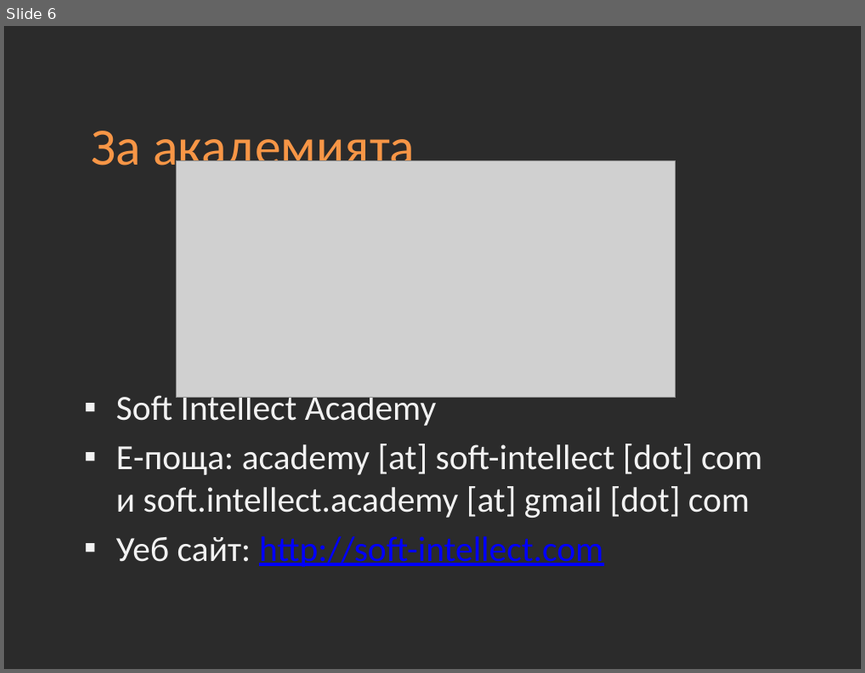
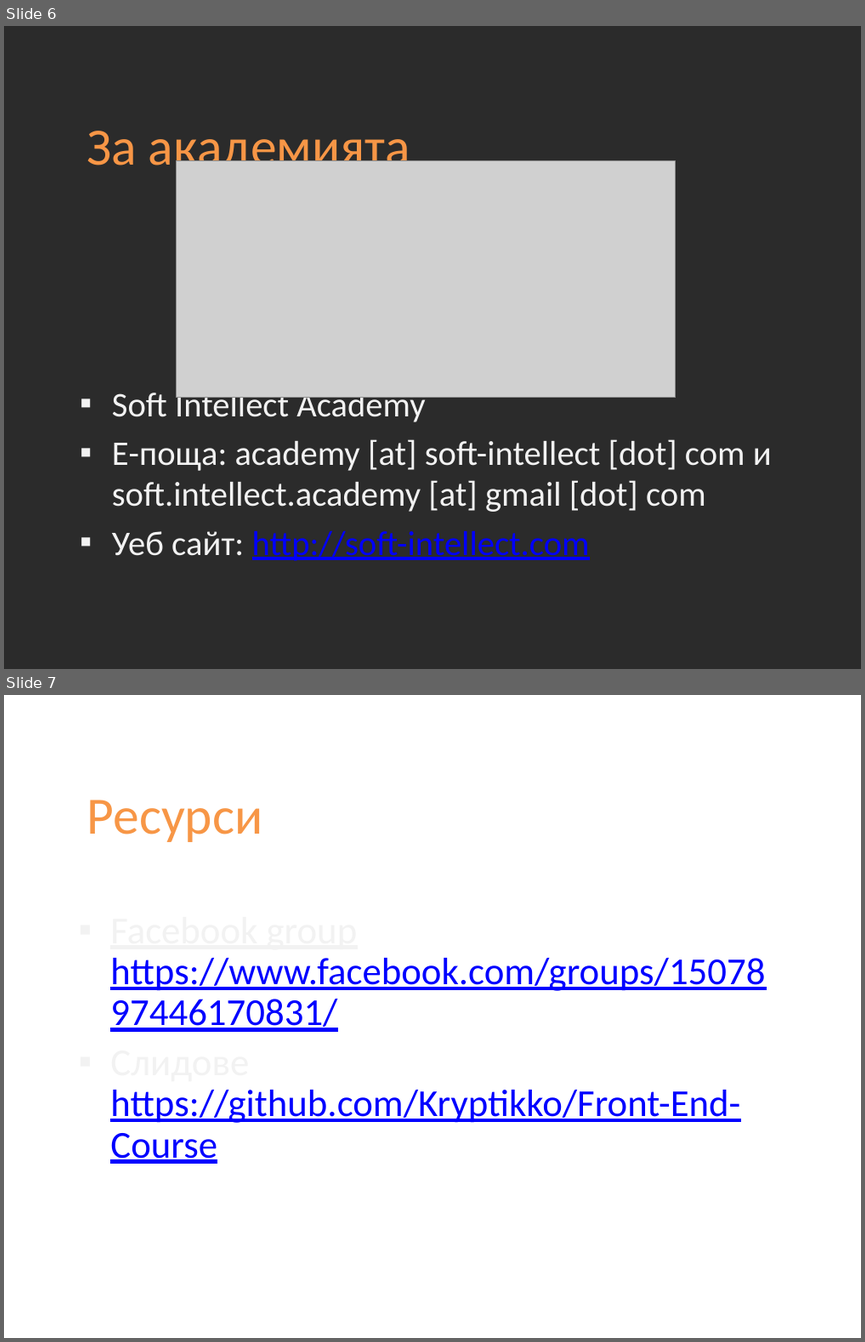
Before and after one commit to Academy-Soft-Intellect/Front-End-Course, a slide deck: 01-Introduction-into-Course.pptx. Shown one above the other, each under a label of ours: slide 6 before the commit, slides 6 and 7 after it. The pictures are 865x673 and 865x1342 pixels, drawn with LibreOffice and Linux fonts; fonts in the diff are those of the drawing; grey boxes stand for pictures; background and template pictures are left out; a plain dark background stands for a picture behind light text. Boxes give left, top, right and bottom in pixels: in the first picture for what was removed or moved away, otherwise in the second. Text is boxed around its words. In the diff, an @@ line names an element or a change of style, - is before the commit and + after.

```diff
--- a/01-Introduction-into-Course.pptx
+++ b/01-Introduction-into-Course.pptx
@@ slide 7 added at bbox=[4, 695, 861, 1338], background picture (left out) @@
@@ title added at bbox=[86, 800, 262, 842], 44 pt, text #F79646 @@
+Ресурси
@@ text added at bbox=[110, 958, 765, 1163], 32 pt, text #0000FF, underline @@
+▪ Facebook group https://www.facebook.com/groups/1507897446170831/
+▪ Слидове https://github.com/Kryptikko/Front-End-Course
@@ slide 6 changed as well @@
@@ title "За академията": place and size @@
-title "За академията" at bbox=[91, 131, 415, 177]
+title "За академията" at bbox=[86, 131, 410, 177]
@@ text "Soft Intellect Academy" at bbox=[112, 387, 772, 561]: size 29.6 to 29 pt @@
```
Also in this commit, not shown: 5 other slides changed, 5 other files.
